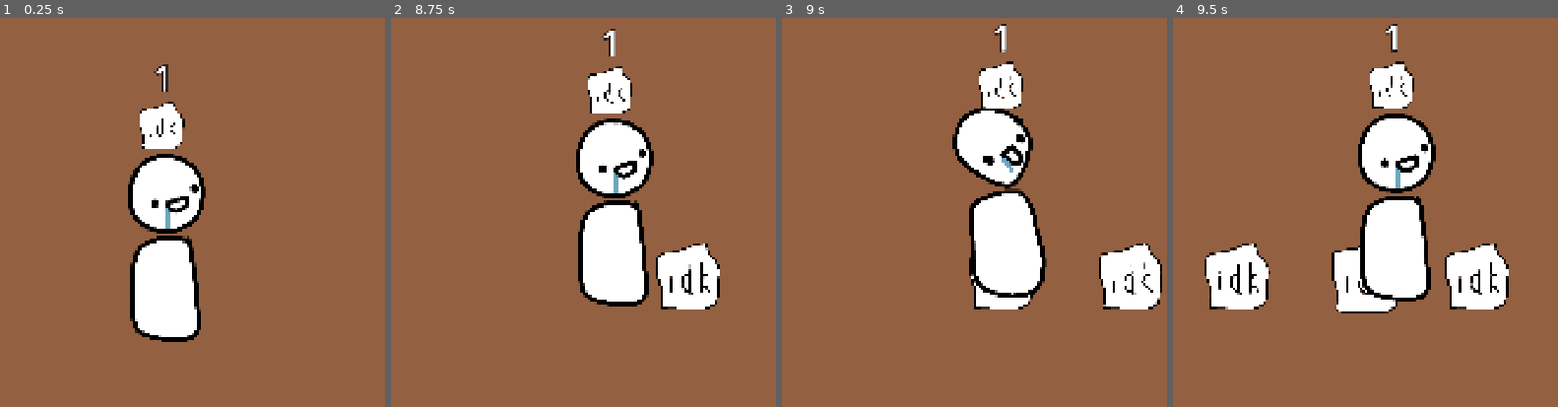
Above: before the commit, frames 1-4 (left to right).
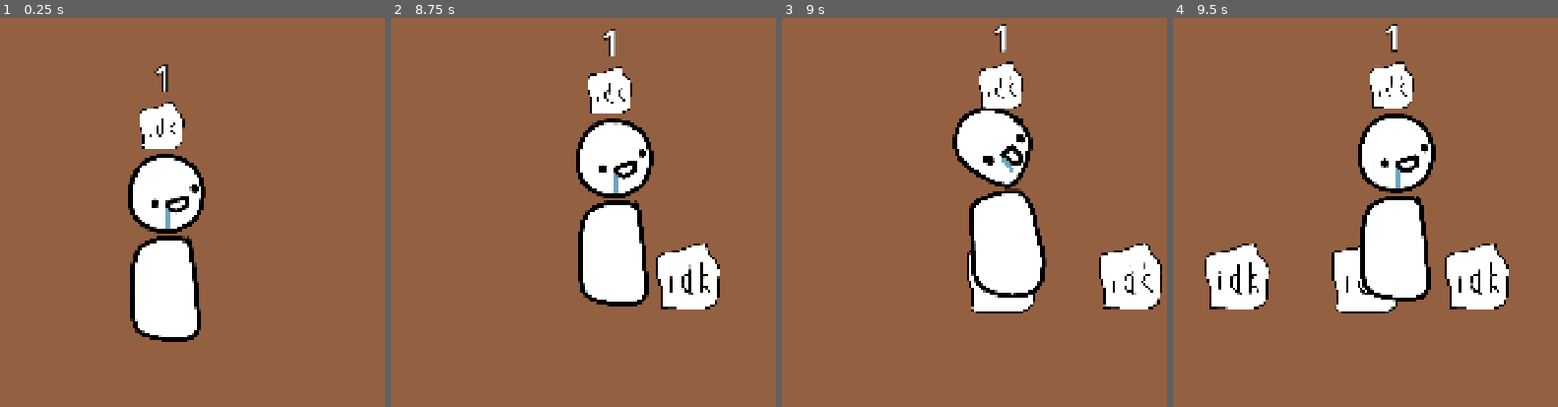
Above: after the commit, the same moments.

Repository: IMOitself/godot-game-idk
Game: Godot game, scene res://scenes/game.tscn
Same seed, same stepped clock (60 frames per second), same inputs: the game is played once before the commit and once after it.
Inputs (mouse positions are in pixels of both pictures, inside the frame that each line leads up to):
- Up to frame 1 (0.25 s): no input
- Up to frame 2 (8.75 s): move the mouse to (652, 294) at 0.52 s; hold D (move_right) 0.53-2.03 s; click (652, 294) at 0.6 s; move the mouse to (464, 375) at 1.27 s; click (464, 375) at 1.35 s; move the mouse to (598, 161) at 2.02 s; hold A (move_left) 2.03-2.78 s; click (598, 161) at 2.1 s; move the mouse to (outside the picture) at 2.77 s; hold D (move_right) 2.78-4.28 s; click (outside the picture) at 2.85 s; move the mouse to (outside the picture) at 3.52 s; click (outside the picture) at 3.6 s; move the mouse to (421, 216) at 4.27 s; hold A (move_left) 4.28-5.03 s; click (421, 216) at 4.35 s; move the mouse to (575, 336) at 5.02 s; hold D (move_right) 5.03-5.78 s; click (575, 336) at 5.1 s; move the mouse to (487, 138) at 5.77 s; hold A (move_left) 5.78-7.28 s; click (487, 138) at 5.85 s; move the mouse to (652, 294) at 6.52 s; click (652, 294) at 6.6 s; move the mouse to (464, 375) at 7.27 s; hold D (move_right) from 7.28 s (still down); click (464, 375) at 7.35 s; move the mouse to (598, 161) at 8.02 s; click (598, 161) at 8.1 s
- Up to frame 3 (9 s): keep holding D (move_right); move the mouse to (outside the picture) at 8.77 s; click (outside the picture) at 8.85 s
- Up to frame 4 (9.5 s): keep holding D (move_right)

Frames 1-2 are identical in both runs. In frame 3, 0.4% of the frame differs, in the area x 48-66%, y 59-76%; in frame 4, nothing differs.

Commit message:
fix: hopping over item deselects it;
fixed by making item collision box taller

Diff:
--- a/scenes/item.tscn
+++ b/scenes/item.tscn
@@ -15,7 +15,7 @@
 }]
 
 [sub_resource type="RectangleShape2D" id="RectangleShape2D_w5ctp"]
-size = Vector2(173.33334, 130)
+size = Vector2(173.33334, 726.6666)
 
 [node name="item" type="Area2D" unique_id=1869709803]
 script = ExtResource("1_s8enn")
@@ -27,6 +27,6 @@
 autoplay = "idle"
 
 [node name="CollisionShape2D" type="CollisionShape2D" parent="." unique_id=909402360]
-position = Vector2(-0.9999962, 60.499996)
+position = Vector2(-0.9999962, -29.000004)
 scale = Vector2(0.3, 0.3)
 shape = SubResource("RectangleShape2D_w5ctp")
--- a/scripts/player.gd
+++ b/scripts/player.gd
@@ -1,8 +1,8 @@
 extends CharacterBody2D
-
 
 const SPEED = 800.0
 const JUMP_VELOCITY = -200
+var selected_item = null
 
 # ============================================================
 #
@@ -10,14 +10,14 @@
 #
 # ============================================================
 
+func interact():
+	print("beep")
 
 # ============================================================
 #
 # SELECTABLE ITEMS LOGIC
 #
 # ============================================================
-
-var selected_item = null
 
 func _on_item_entered(item):
 	# old
@@ -65,6 +65,7 @@
 		anim.play("interact")
 		await anim.animation_finished
 		is_interacting = false
+		interact()
 
 	if not is_interacting: anim.play("idle")
 
